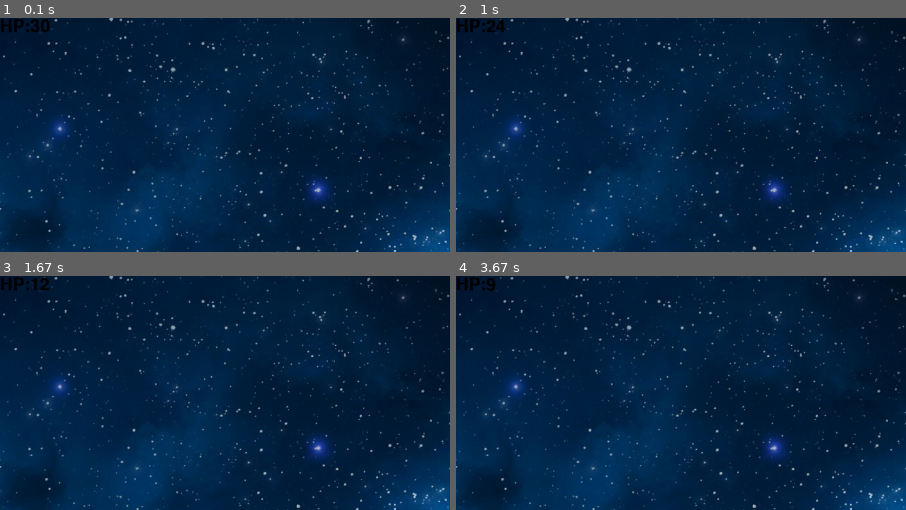
Above: before the commit, frames 1-4 (two rows, left to right).
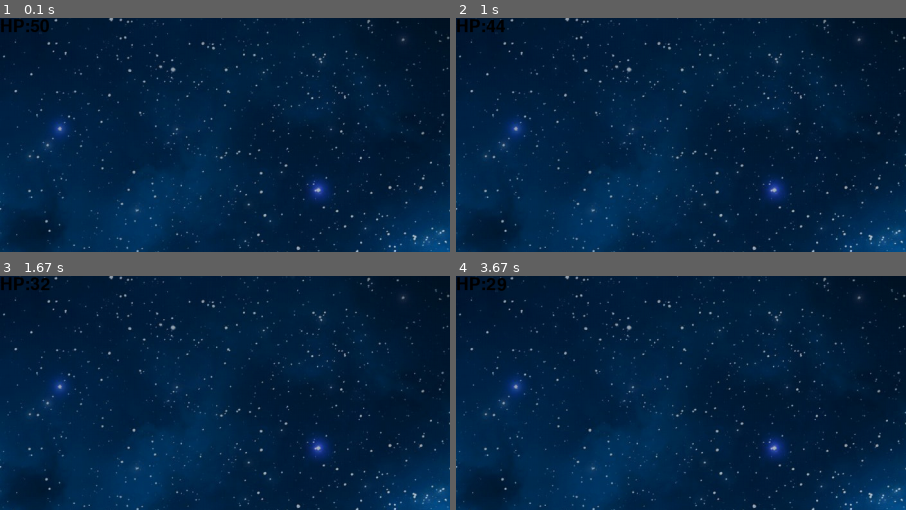
Above: after the commit, the same moments.

Repository: DHsinn/py_game
Game: pygame game, started from 피하기.py
The game is run twice, just before and just after one commit, with the same random seed, the same clock (stepped at 60 frames per second) and the same inputs.
Inputs:
- Up to frame 1 (0.1 s): no input
- Up to frame 2 (1 s): hold Right 0.33-0.8 s; hold Right from 0.83 s (still down)
- Up to frame 3 (1.67 s): release Right at 1.3 s; hold Left from 1.33 s (still down)
- Up to frame 4 (3.67 s): release Left at 1.87 s; hold Left 1.9-2.3 s; hold Right 2.33-2.97 s; hold Left 3-3.47 s; hold Right from 3.5 s (still down)
The pictures show only the part of the screen within x 0-50%, y 0-50%; the shares and areas given below are measured in that part.

The runs differ from the first frame. In frame 1, less than 0.1% of the frame differs, in the area x 6-11%, y 0-6%; in frame 2, less than 0.1%; in frame 3, less than 0.1%; in frame 4, less than 0.1%, in the area x 6-12%, y 0-7%.

Commit message:
bgm넣기

Diff:
--- a/피하기.py
+++ b/피하기.py
@@ -19,8 +19,8 @@
 background = pygame.image.load("C:\\Users\\sion9\\Documents\\Mygit\\pygame_basic\\back1.png")
 
 #브금
-# music = pygame.mixer.music.load("C:\\Users\\sion9\\Documents\\Mygit\\pygame_basic\\wake.mp3")
-# pygame.mixer.music.play(-1)
+music = pygame.mixer.music.load("C:\\Users\\sion9\\Documents\\Mygit\\pygame_basic\\bgm.mp3")
+pygame.mixer.music.play(-1)
 
 # 캐릭터 설정 만들기
 character = pygame.image.load("C:\\Users\\sion9\\Documents\\Mygit\\pygame_basic\\character1.png")
@@ -29,7 +29,7 @@
 character_height = character_size[1]
 character_x_pos = (screen_width/2) - (character_width/2)
 character_y_pos = screen_height - character_height
-character_hp = 30
+character_hp = 50
 inb = 5
 inbMode = False
 inbStartTime = 0
@@ -95,10 +95,11 @@
     stone_rect.left = stone_x_pos
     stone_rect.top = stone_y_pos
 
+    #충돌시 처리
     if character_rect.colliderect(stone_rect):
         character_hp -= 1
-        if inbMode and time.time() - inbStartTime> inb:
-            inbMode = False
+        # if inbMode and time.time() - inbStartTime> inb:
+        #     inbMode = False
         if character_hp == 0:
             running = False
     for _ in range(character_hp):
@@ -108,7 +109,7 @@
     pos = image.get_rect()
     pos.move(30,30)
 
-
+    #스크린에 표현
     screen.blit(background, (0,0))
     screen.blit(character, (character_x_pos,character_y_pos))
     screen.blit(stone, (stone_x_pos,stone_y_pos))
Not shown, added: bgm.mp3
Not shown, changed: wake.mp3
